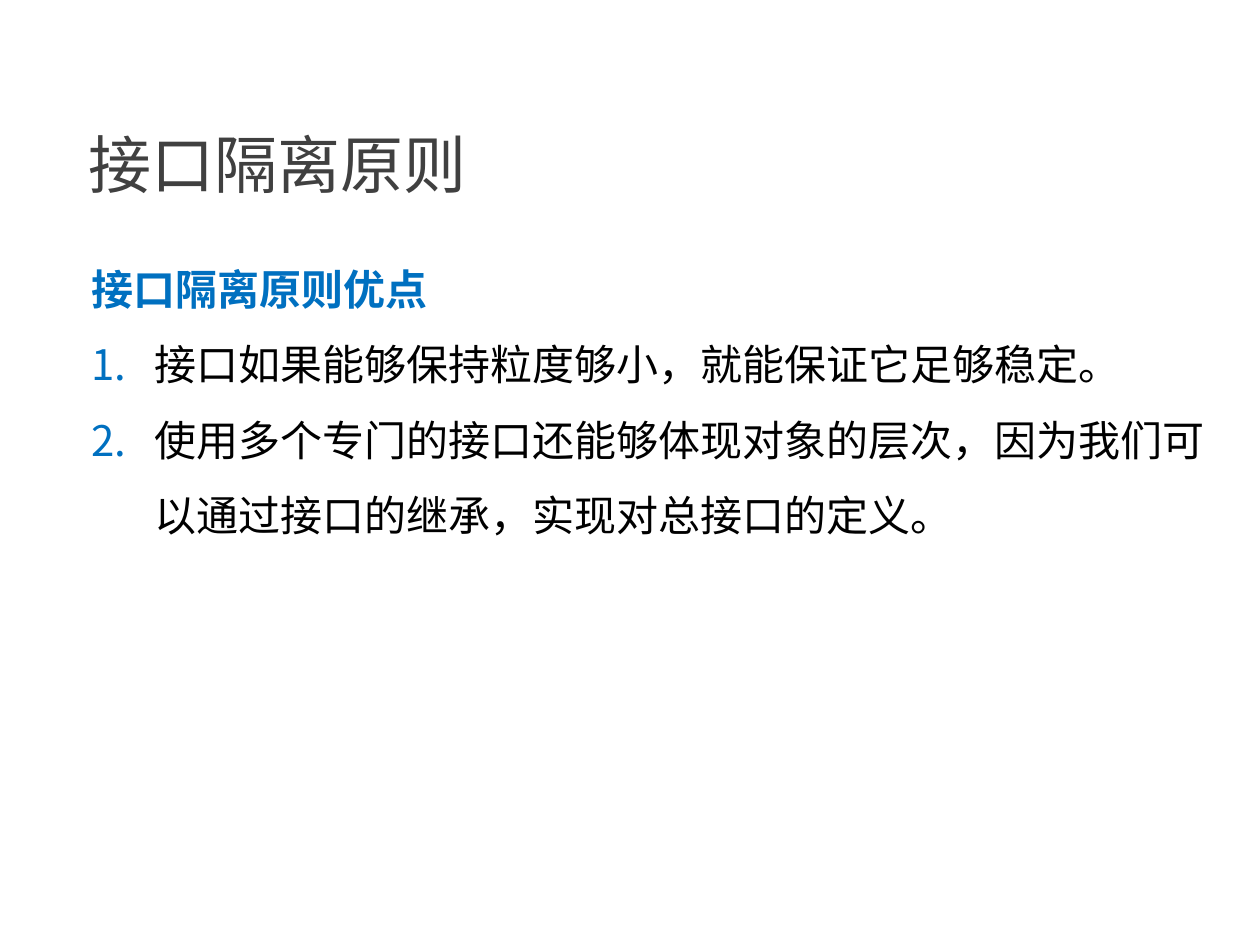
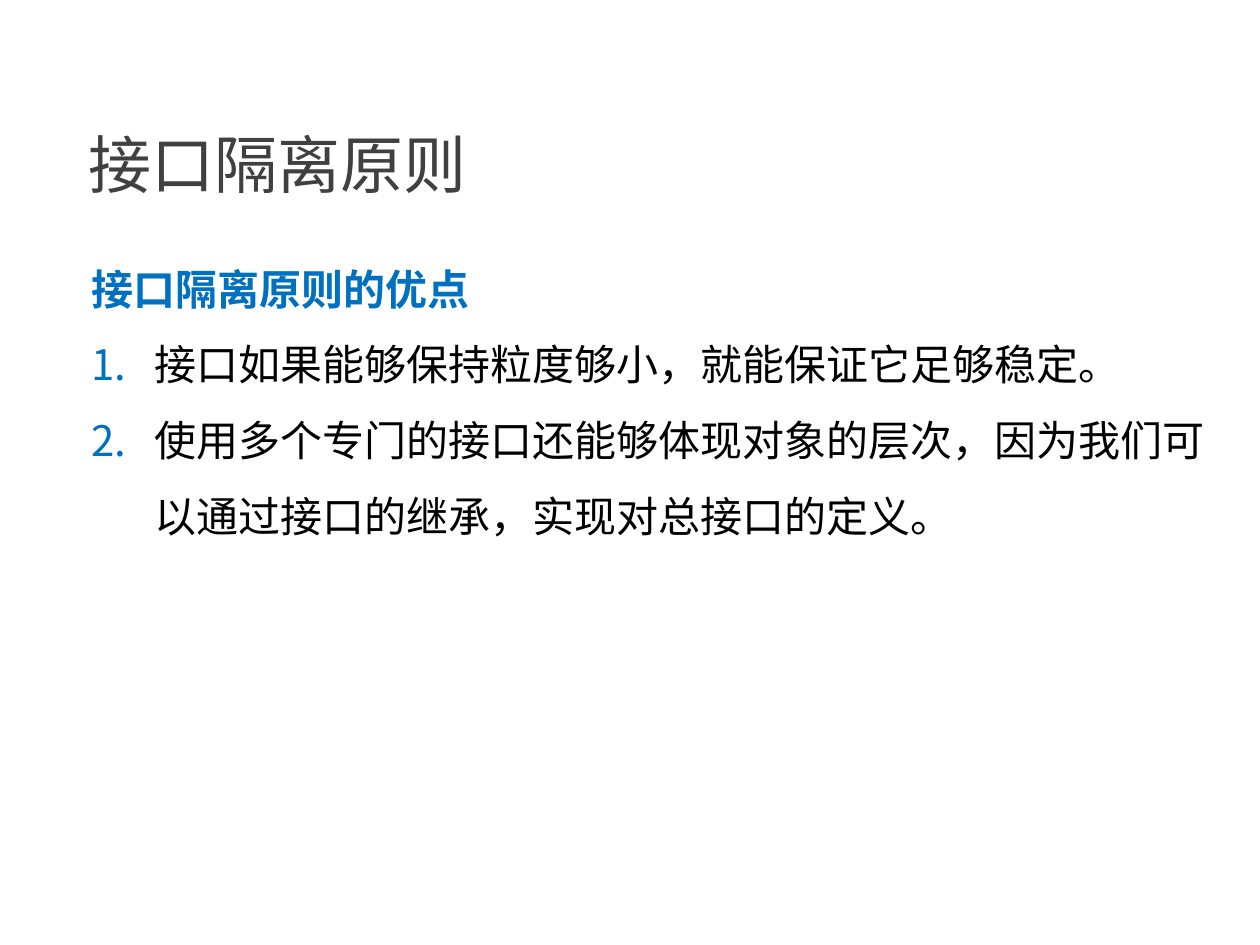
Before and after one commit to NewGr8Player/My-PPT, a slide deck: slide 27 of Design pattern/23种设计模式详解.pptx. Drawn at 1260x945 pixels with LibreOffice and Linux fonts; fonts in the diff are those of the drawing. Boxes give left, top, right and bottom in pixels: in the first picture for what was removed or moved away, otherwise in the second. Text is boxed around its words. In the diff, an @@ line names an element or a change of style, - is before the commit and + after.

```diff
--- a/Design pattern/23种设计模式详解.pptx
+++ b/Design pattern/23种设计模式详解.pptx
@@ text at box(91, 269, 469, 309): text changed @@
-接口隔离原则优点
+接口隔离原则的优点
```
Also in this commit, not shown: 5 slides added.
